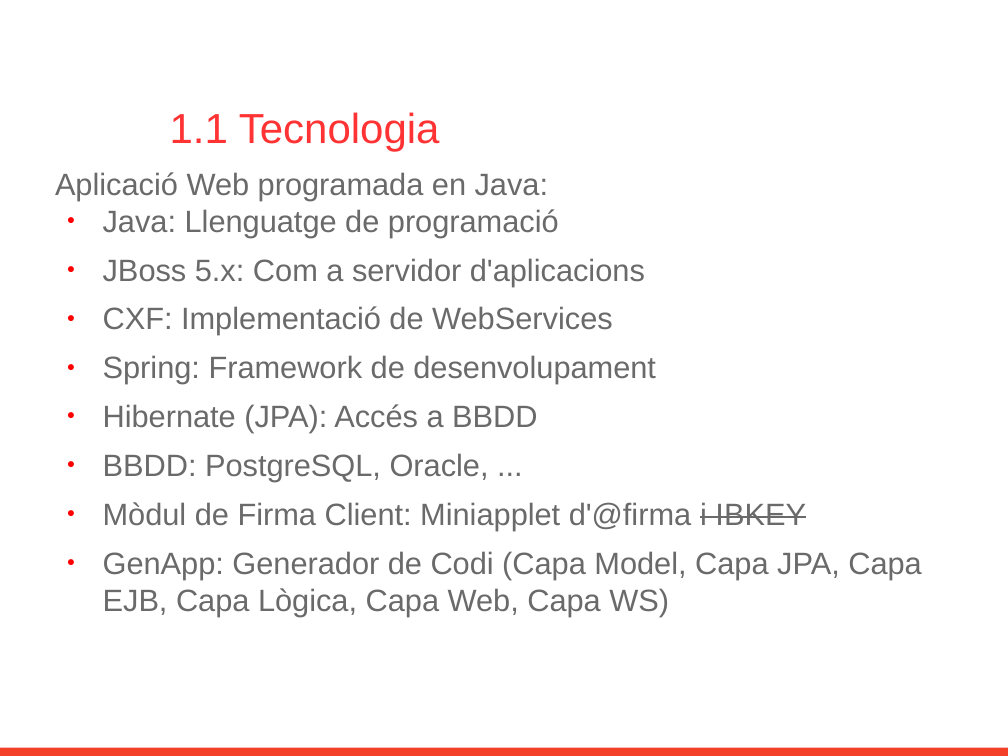
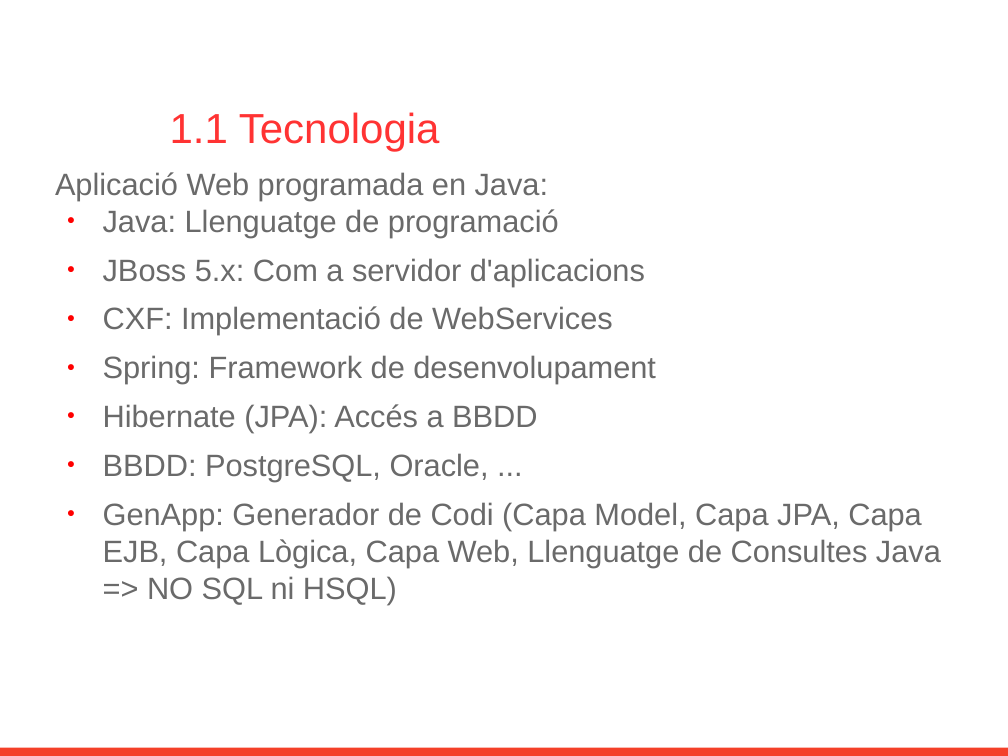
Before and after one commit to GovernIB/portafib, a slide deck: slide 4 of doc/Introduccio_Basica_PortaFIB.odp (slide 3 before the commit). Drawn at 1008x756 pixels with LibreOffice and Linux fonts; fonts in the diff are those of the drawing; background and template pictures are left out. Boxes give left, top, right and bottom in pixels: in the first picture for what was removed or moved away, otherwise in the second. Text is boxed around its words. In the diff, an @@ line names an element or a change of style, - is before the commit and + after.

```diff
--- a/doc/Introduccio_Basica_PortaFIB.odp
+++ b/doc/Introduccio_Basica_PortaFIB.odp
@@ text at bbox=[103, 502, 941, 604]: text changed @@
-● Mòdul de Firma Client: Miniapplet d'@firma i IBKEY
-● GenApp: Generador de Codi (Capa Model, Capa JPA, Capa EJB, Capa Lògica, Capa Web, Capa WS)
+● GenApp: Generador de Codi (Capa Model, Capa JPA, Capa EJB, Capa Lògica, Capa Web, Llenguatge de Consultes Java => NO SQL ni HSQL)
```
Also in this commit, not shown: 8 other slides changed, 3 slides added, 2 other files.
